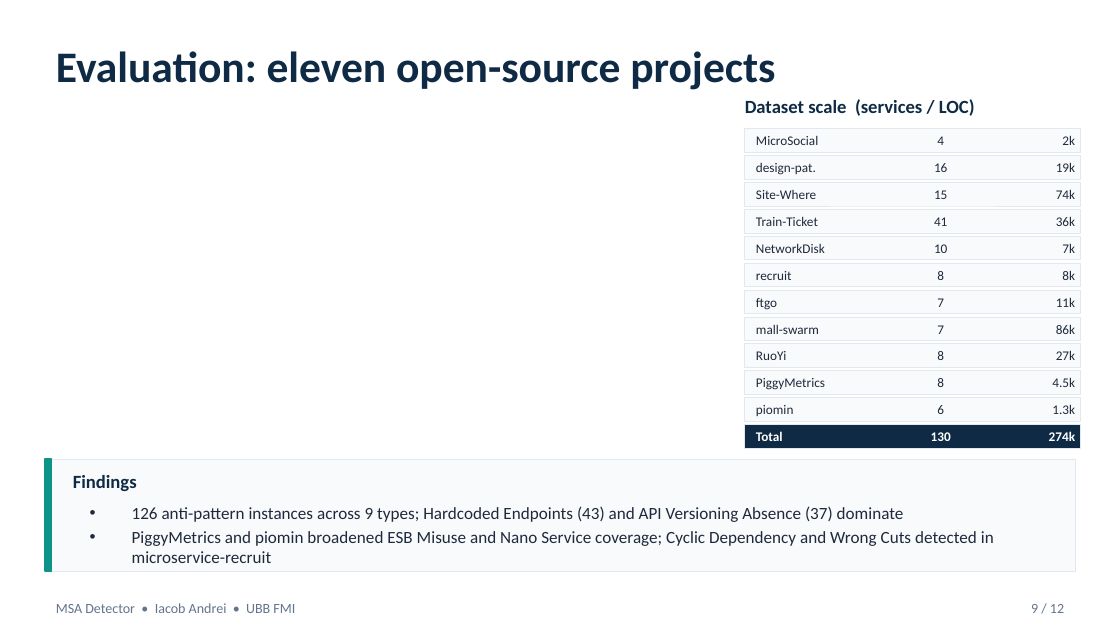
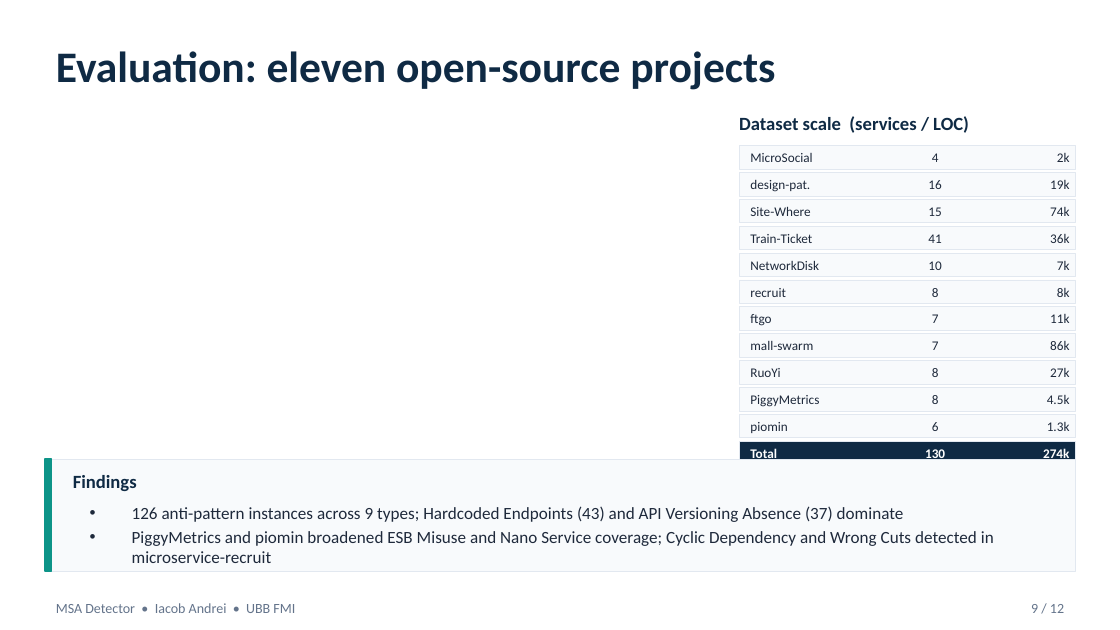
Before and after one commit to andrei45635/dissertation_backend, a slide deck: slide 9 of thesis/presentation/MSA_Detector_Defense.pptx. Drawn at 1120x630 pixels with LibreOffice and Linux fonts; fonts in the diff are those of the drawing. Boxes give left, top, right and bottom in pixels: in the first picture for what was removed or moved away, otherwise in the second. Text is boxed around its words. In the diff, an @@ line names an element or a change of style, - is before the commit and + after.

```diff
--- a/thesis/presentation/MSA_Detector_Defense.pptx
+++ b/thesis/presentation/MSA_Detector_Defense.pptx
@@ 37 texts, 12 rectangles: place and size @@
-37 texts, 12 rectangles at (745, 99, 1081, 448)
+37 texts, 12 rectangles at (739, 116, 1075, 465)
```
Also in this commit, not shown: 1 other slide changed, 1 other file.
